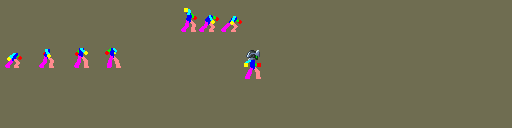
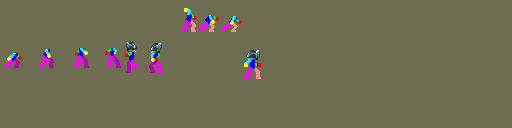
Layers edited between the first and the second 512 × 128 image:
painted on "Outline copy" over [14, 42, 163, 73]
